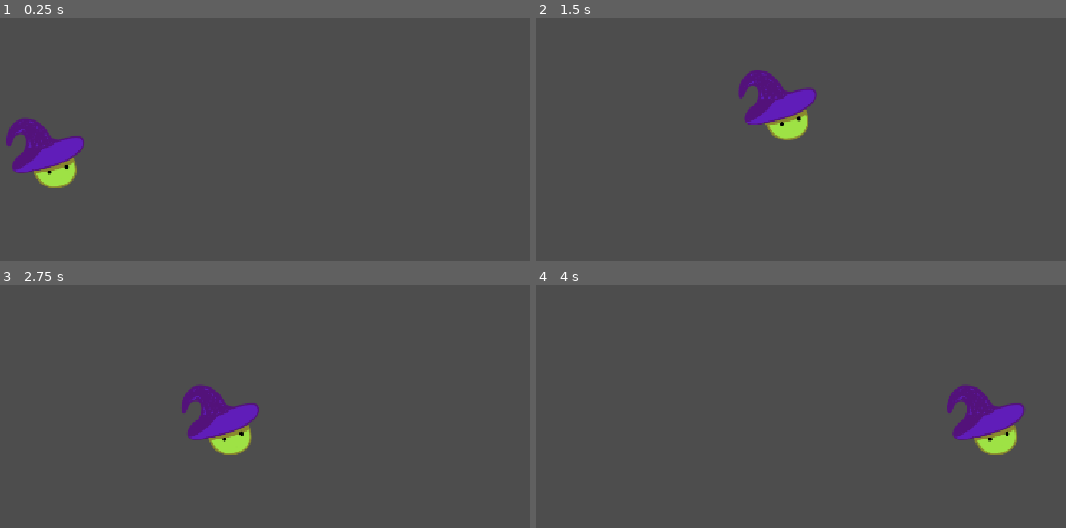
Above: before the commit, frames 1-4 (two rows, left to right).
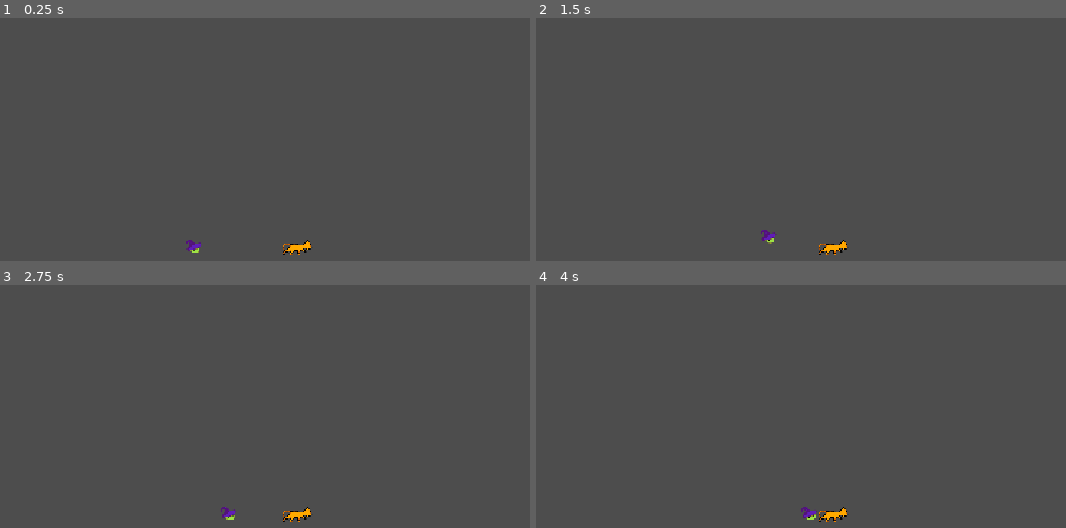
Above: after the commit, the same moments.

Repository: EternaHQ/Enchanted-Mini-Jam
Game: Godot game, scene res://Scenes/Main.tscn
Same seed, same stepped clock (60 frames per second), same inputs: the game is played once before the commit and once after it.
Inputs:
- Up to frame 1 (0.25 s): no input
- Up to frame 2 (1.5 s): tap Enter at 0.5 s; hold D (Right) from 0.53 s (still down); tap Space (Up) at 0.77 s
- Up to frame 3 (2.75 s): tap Space (Up) at 1.52 s; release D (Right) at 2.03 s; hold A (Left) from 2.03 s (still down)
- Up to frame 4 (4 s): release A (Left) at 2.78 s; hold D (Right) from 2.78 s (still down); tap Space (Up) at 3.02, 3.77 s

The runs differ from the first frame. In frame 1, 2.8% of the frame differs, in the area x 1-59%, y 41-98%; in frame 2, 2.8%, in the area x 38-59%, y 21-98%; in frame 3, 2.8%; in frame 4, 2.8%.

Commit message:
cat sprite and not working pickupsythem added

Diff:
--- a/enchanted-game-jam/Scenes/Main.tscn
+++ b/enchanted-game-jam/Scenes/Main.tscn
@@ -2,6 +2,7 @@
 
 [ext_resource type="PackedScene" uid="uid://df13sdvgxsghf" path="res://Scenes/Player.tscn" id="1_r150o"]
 [ext_resource type="PackedScene" uid="uid://8j1l6o7sn5fl" path="res://Scenes/test_boden.tscn" id="2_idj7w"]
+[ext_resource type="PackedScene" uid="uid://njkqo6qhl0v4" path="res://Scenes/cat.tscn" id="3_kln2b"]
 
 [node name="Node2D" type="Node2D" unique_id=977684713]
 
@@ -12,3 +13,9 @@
 
 [node name="StaticBody2D" parent="." unique_id=917162587 instance=ExtResource("2_idj7w")]
 position = Vector2(0, 224)
+
+[node name="CharacterBody2D2" parent="." unique_id=1068891402 instance=ExtResource("3_kln2b")]
+position = Vector2(1203, 253)
+
+[node name="Camera2D" type="Camera2D" parent="." unique_id=656413985]
+zoom = Vector2(0.2, 0.2)
--- a/enchanted-game-jam/Scenes/Player.tscn
+++ b/enchanted-game-jam/Scenes/Player.tscn
@@ -56,6 +56,9 @@
 [sub_resource type="CircleShape2D" id="CircleShape2D_bhhdu"]
 radius = 58.5235
 
+[sub_resource type="CircleShape2D" id="CircleShape2D_0xcsw"]
+radius = 67.02985
+
 [node name="CharacterBody2D" type="CharacterBody2D" unique_id=53931604]
 script = ExtResource("1_kyqiw")
 max_jump_height = 128.0
@@ -63,7 +66,16 @@
 [node name="AnimatedSprite2D" type="AnimatedSprite2D" parent="." unique_id=25744108]
 position = Vector2(0, -76)
 sprite_frames = SubResource("SpriteFrames_dy8oy")
-frame_progress = 0.87360084
+autoplay = "default"
+frame_progress = 0.31440547
 
 [node name="CollisionShape2D" type="CollisionShape2D" parent="." unique_id=1400491238]
 shape = SubResource("CircleShape2D_bhhdu")
+
+[node name="CatDetectionHitbox" type="Area2D" parent="." unique_id=1060415202]
+collision_mask = 16
+
+[node name="CollisionShape2D" type="CollisionShape2D" parent="CatDetectionHitbox" unique_id=1208701516]
+shape = SubResource("CircleShape2D_0xcsw")
+
+[connection signal="area_entered" from="CatDetectionHitbox" to="." method="_on_cat_detection_hitbox_area_entered"]
--- /dev/null
+++ b/enchanted-game-jam/Scenes/cat.gd
@@ -0,0 +1,11 @@
+extends CharacterBody2D
+
+
+# Called when the node enters the scene tree for the first time.
+func _ready() -> void:
+	pass # Replace with function body.
+
+
+# Called every frame. 'delta' is the elapsed time since the previous frame.
+func _process(delta: float) -> void:
+	pass
--- /dev/null
+++ b/enchanted-game-jam/Scenes/cat.tscn
@@ -0,0 +1,140 @@
+[gd_scene format=3 uid="uid://njkqo6qhl0v4"]
+
+[ext_resource type="Texture2D" uid="uid://bw8o5dv30w4r7" path="res://Assets/signal-2026-10-23-223514.png" id="1_0xcsw"]
+[ext_resource type="Script" uid="uid://bkpj83y2o834d" path="res://Scenes/cat.gd" id="1_23j0x"]
+
+[sub_resource type="CapsuleShape2D" id="CapsuleShape2D_v0s4m"]
+radius = 56.0
+height = 224.0
+
+[sub_resource type="AtlasTexture" id="AtlasTexture_23j0x"]
+atlas = ExtResource("1_0xcsw")
+region = Rect2(512, 512, 512, 512)
+
+[sub_resource type="AtlasTexture" id="AtlasTexture_r2uub"]
+atlas = ExtResource("1_0xcsw")
+region = Rect2(1024, 512, 512, 512)
+
+[sub_resource type="AtlasTexture" id="AtlasTexture_4x4tm"]
+atlas = ExtResource("1_0xcsw")
+region = Rect2(1536, 512, 512, 512)
+
+[sub_resource type="AtlasTexture" id="AtlasTexture_mffg0"]
+atlas = ExtResource("1_0xcsw")
+region = Rect2(0, 1536, 512, 512)
+
+[sub_resource type="AtlasTexture" id="AtlasTexture_sdt0o"]
+atlas = ExtResource("1_0xcsw")
+region = Rect2(0, 0, 512, 512)
+
+[sub_resource type="AtlasTexture" id="AtlasTexture_mm0tc"]
+atlas = ExtResource("1_0xcsw")
+region = Rect2(1024, 0, 512, 512)
+
+[sub_resource type="AtlasTexture" id="AtlasTexture_wfgnv"]
+atlas = ExtResource("1_0xcsw")
+region = Rect2(512, 1024, 512, 512)
+
+[sub_resource type="AtlasTexture" id="AtlasTexture_6bbg4"]
+atlas = ExtResource("1_0xcsw")
+region = Rect2(0, 1024, 512, 512)
+
+[sub_resource type="AtlasTexture" id="AtlasTexture_77tsj"]
+atlas = ExtResource("1_0xcsw")
+region = Rect2(512, 0, 512, 512)
+
+[sub_resource type="AtlasTexture" id="AtlasTexture_hrqyj"]
+atlas = ExtResource("1_0xcsw")
+region = Rect2(0, 512, 512, 512)
+
+[sub_resource type="AtlasTexture" id="AtlasTexture_jddfi"]
+atlas = ExtResource("1_0xcsw")
+region = Rect2(1536, 1024, 512, 512)
+
+[sub_resource type="AtlasTexture" id="AtlasTexture_tsblf"]
+atlas = ExtResource("1_0xcsw")
+region = Rect2(1536, 0, 512, 512)
+
+[sub_resource type="AtlasTexture" id="AtlasTexture_5tnve"]
+atlas = ExtResource("1_0xcsw")
+region = Rect2(1024, 1024, 512, 512)
+
+[sub_resource type="SpriteFrames" id="SpriteFrames_ql73s"]
+animations = [{
+"frames": [{
+"duration": 1.0,
+"texture": SubResource("AtlasTexture_23j0x")
+}],
+"loop": 0,
+"name": &"crabed",
+"speed": 5.0
+}, {
+"frames": [{
+"duration": 1.0,
+"texture": SubResource("AtlasTexture_r2uub")
+}, {
+"duration": 1.0,
+"texture": SubResource("AtlasTexture_4x4tm")
+}, {
+"duration": 1.0,
+"texture": SubResource("AtlasTexture_mffg0")
+}, {
+"duration": 1.0,
+"texture": SubResource("AtlasTexture_sdt0o")
+}],
+"loop": 1,
+"name": &"walk",
+"speed": 12.0
+}, {
+"frames": [{
+"duration": 1.0,
+"texture": SubResource("AtlasTexture_mm0tc")
+}, {
+"duration": 1.0,
+"texture": SubResource("AtlasTexture_wfgnv")
+}, {
+"duration": 1.0,
+"texture": SubResource("AtlasTexture_6bbg4")
+}, {
+"duration": 1.0,
+"texture": SubResource("AtlasTexture_77tsj")
+}, {
+"duration": 1.0,
+"texture": SubResource("AtlasTexture_hrqyj")
+}, {
+"duration": 1.0,
+"texture": SubResource("AtlasTexture_jddfi")
+}, {
+"duration": 1.0,
+"texture": SubResource("AtlasTexture_tsblf")
+}, {
+"duration": 1.0,
+"texture": SubResource("AtlasTexture_5tnve")
+}],
+"loop": 1,
+"name": &"walk_2",
+"speed": 12.0
+}]
+
+[sub_resource type="CapsuleShape2D" id="CapsuleShape2D_ql73s"]
+radius = 64.0
+height = 236.0
+
+[node name="CharacterBody2D" type="CharacterBody2D" unique_id=1068891402]
+script = ExtResource("1_23j0x")
+
+[node name="CollisionShape2D" type="CollisionShape2D" parent="." unique_id=1758542993]
+rotation = 1.5707964
+shape = SubResource("CapsuleShape2D_v0s4m")
+
+[node name="AnimatedSprite2D" type="AnimatedSprite2D" parent="." unique_id=81372095]
+sprite_frames = SubResource("SpriteFrames_ql73s")
+animation = &"walk_2"
+frame_progress = 0.5735366
+
+[node name="Area2D" type="Area2D" parent="." unique_id=1614956506]
+collision_layer = 16
+
+[node name="CollisionShape2D" type="CollisionShape2D" parent="Area2D" unique_id=1421142845]
+rotation = 1.5707964
+shape = SubResource("CapsuleShape2D_ql73s")
--- a/enchanted-game-jam/Scripts/player.gd
+++ b/enchanted-game-jam/Scripts/player.gd
@@ -43,3 +43,9 @@
 		coyote_timer = coyote_time
 	else:
 		coyote_timer -= delta
+
+func _on_cat_detection_hitbox_area_entered(area: Area2D) -> void:
+	if area.get_parent().has_method("get_crabbed"):
+		var crabbed = area.get_parent().get_crabbed()
+		if crabbed:
+			print("Player grabbed the cat!")
Binary file added: enchanted-game-jam/Assets/signal-2026-10-23-223514.png
Not shown, added: enchanted-game-jam/Assets/signal-2026-10-23-223514.png.import
Not shown, added: enchanted-game-jam/Scenes/cat.gd.uid
